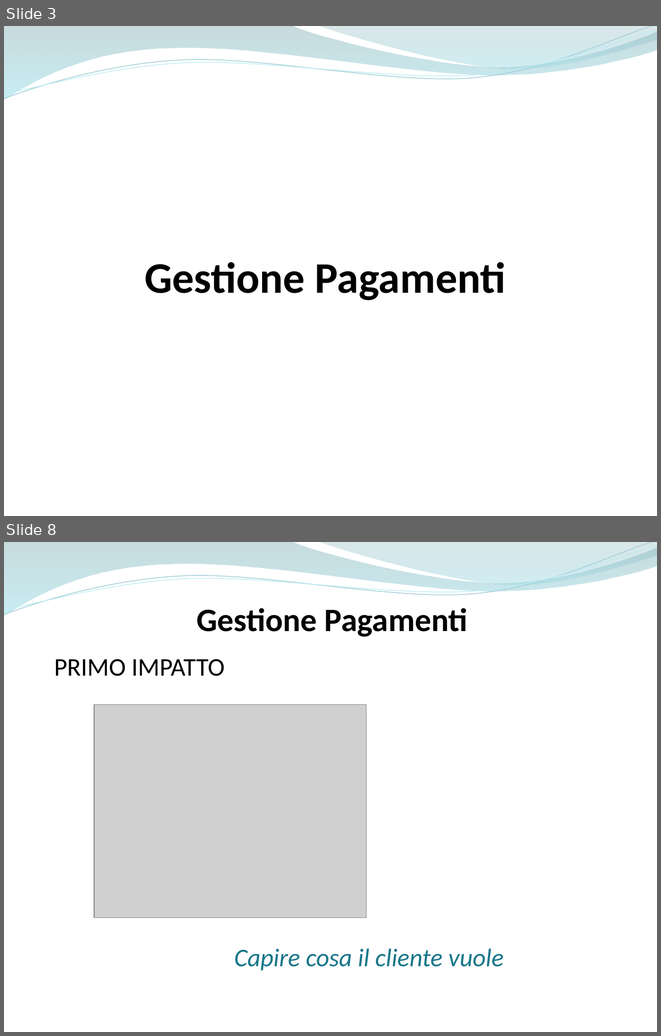
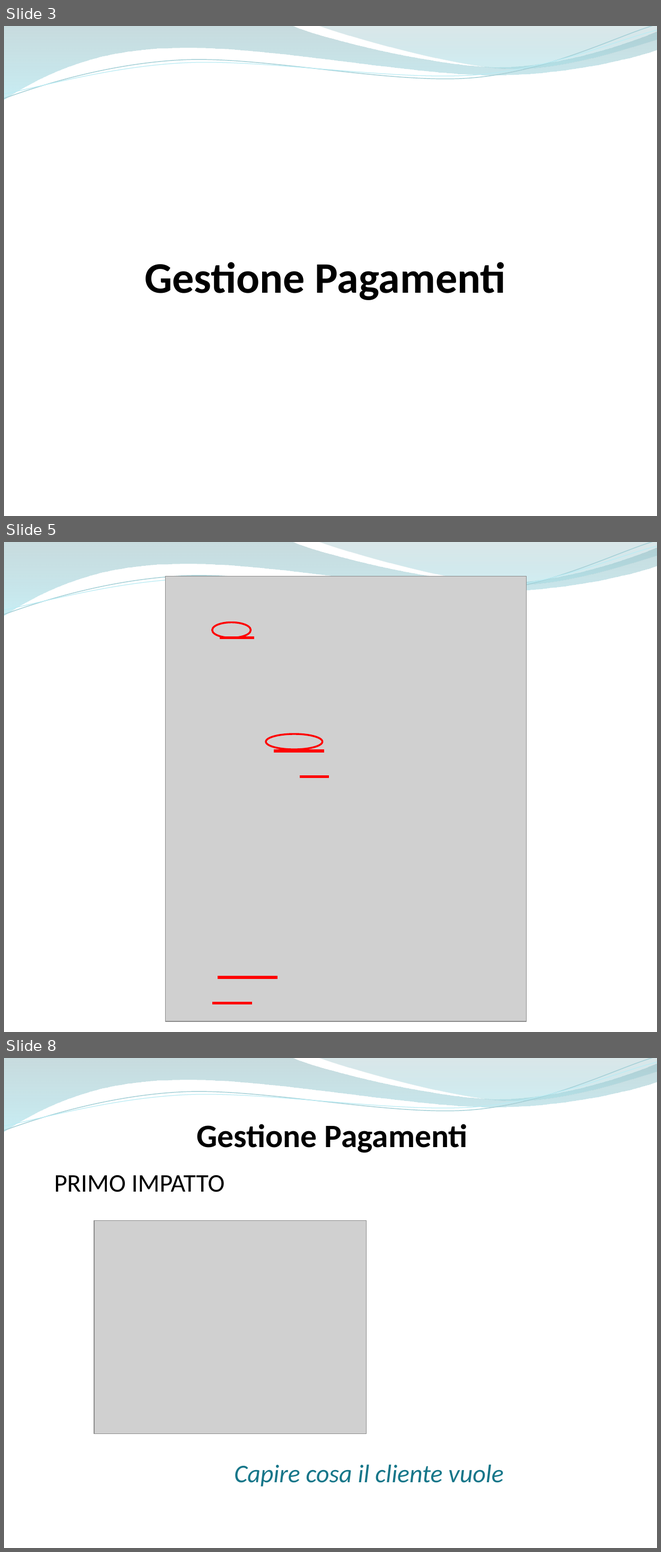
Before and after one commit to ammirate/at-silo, a slide deck: Presentazione/Atsilo2/Atsilo_M_PresentazioneFinale.pptx. Shown one above the other, each under a label of ours: slides 3 and 8 before the commit, slides 3, 5 and 8 after it; the slides between them are not shown. The pictures are 661x1036 and 661x1552 pixels, drawn with LibreOffice and Linux fonts; fonts in the diff are those of the drawing; grey boxes stand for pictures. Boxes give left, top, right and bottom in pixels: in the first picture for what was removed or moved away, otherwise in the second. Text is boxed around its words. In the diff, an @@ line names an element or a change of style, - is before the commit and + after.

```diff
--- a/Presentazione/Atsilo2/Atsilo_M_PresentazioneFinale.pptx
+++ b/Presentazione/Atsilo2/Atsilo_M_PresentazioneFinale.pptx
@@ slide 5 added at bbox=[4, 542, 657, 1032], background #FFFFFF; not listed: 4 template elements that a slide beside it also shows @@
@@ picture added at bbox=[165, 576, 527, 1021] @@
@@ ellipse added at bbox=[212, 623, 251, 638], outline #FF0000 2 pt @@
@@ line added from (220, 638) to (254, 638), #FF0000 3 pt @@
@@ ellipse added at bbox=[266, 734, 323, 750], outline #FF0000 2 pt @@
@@ line added from (274, 751) to (324, 751), #FF0000 3 pt @@
@@ line added from (300, 776) to (328, 776), #FF0000 3 pt @@
@@ line added from (218, 977) to (277, 977), #FF0000 3 pt @@
@@ line added from (212, 1003) to (252, 1003), #FF0000 3 pt @@
```
Also in this commit, not shown: 7 slides changed, 8 other slides added, 1 slide removed.
